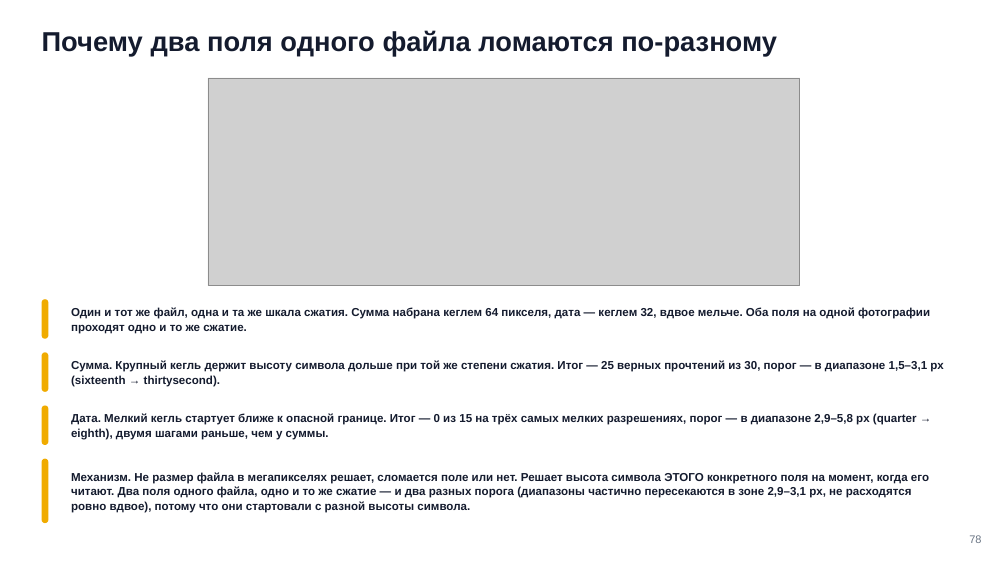
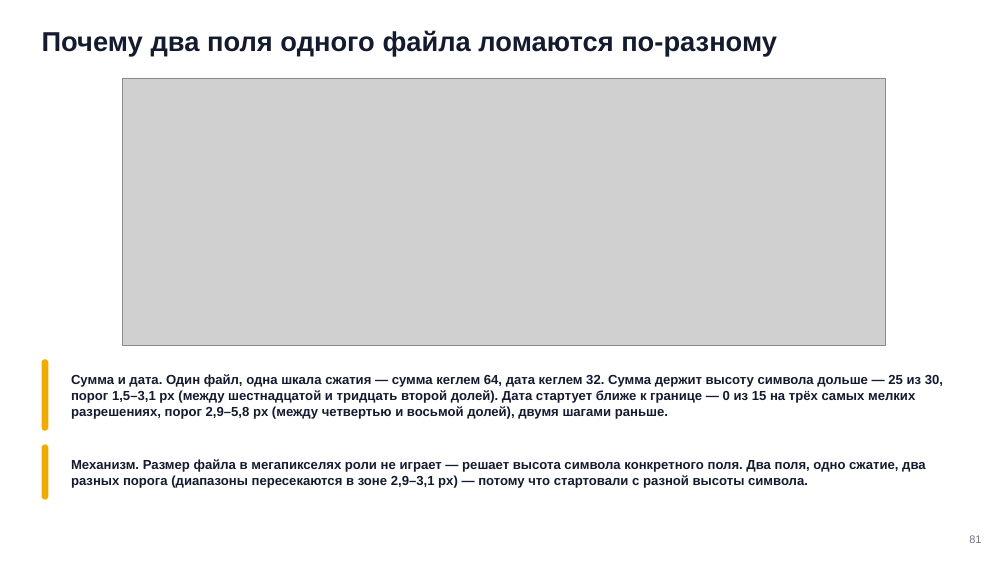
Before and after one commit to tellina-study/AI-usage-lessons, a slide deck: slide 81 of library/seminars/sem-09/rendered/sem-09.pptx (slide 78 before the commit). Drawn at 1008x567 pixels with LibreOffice and Linux fonts; fonts in the diff are those of the drawing; grey boxes stand for pictures. Boxes give left, top, right and bottom in pixels: in the first picture for what was removed or moved away, otherwise in the second. Text is boxed around its words. In the diff, an @@ line names an element or a change of style, - is before the commit and + after.

```diff
--- a/library/seminars/sem-09/rendered/sem-09.pptx
+++ b/library/seminars/sem-09/rendered/sem-09.pptx
@@ picture: place and size @@
-picture at (208,78,800,286)
+picture at (123,78,885,346)
@@ rounded rectangle: place and size @@
-rounded rectangle at (42,299,48,339)
+rounded rectangle at (42,359,48,431)
@@ text at (71,374,943,419): text changed; size 11 to 12.5 pt @@
-Один и тот же файл, одна и та же шкала сжатия. Сумма набрана кеглем 64 пикселя, дата — кеглем 32, вдвое мельче. Оба поля на одной фотографии проходят одно и то же сжатие.
+Сумма и дата. Один файл, одна шкала сжатия — сумма кеглем 64, дата кеглем 32. Сумма держит высоту символа дольше — 25 из 30, порог 1,5–3,1 px (между шестнадцатой и тридцать второй долей). Дата стартует ближе к границе — 0 из 15 на трёх самых мелких разрешениях, порог 2,9–5,8 px (между четвертью и восьмой долей), двумя шагами раньше.
@@ text removed at (71,360,943,387) @@
-Сумма. Крупный кегль держит высоту символа дольше при той же степени сжатия. Итог — 25 верных прочтений из 30, порог — в диапазоне 1,5–3,1 px (sixteenth → thirtysecond).
@@ rounded rectangle removed at (42,405,48,445) @@
@@ text removed at (71,414,917,440) @@
-Дата. Мелкий кегль стартует ближе к опасной границе. Итог — 0 из 15 на трёх самых мелких разрешениях, порог — в диапазоне 2,9–5,8 px (quarter → eighth), двумя шагами раньше, чем у суммы.
@@ rounded rectangle: place and size @@
-rounded rectangle at (42,352,48,392)
+rounded rectangle at (42,445,48,500)
@@ rounded rectangle removed at (42,459,48,523) @@
@@ text at (71,459,925,488): text changed; size 11 to 12.5 pt @@
-Механизм. Не размер файла в мегапикселях решает, сломается поле или нет. Решает высота символа ЭТОГО конкретного поля на момент, когда его читают. Два поля одного файла, одно и то же сжатие — и два разных порога (диапазоны частично пересекаются в зоне 2,9–3,1 px, не расходятся ровно вдвое), потому что они стартовали с разной высоты символа.
+Механизм. Размер файла в мегапикселях роли не играет — решает высота символа конкретного поля. Два поля, одно сжатие, два разных порога (диапазоны пересекаются в зоне 2,9–3,1 px) — потому что стартовали с разной высоты символа.
@@ text at (969,535,981,543): text changed @@
-78
+81
```
Also in this commit, not shown: 60 other slides changed, 32 slides added, 24 slides removed, 1 other file.
